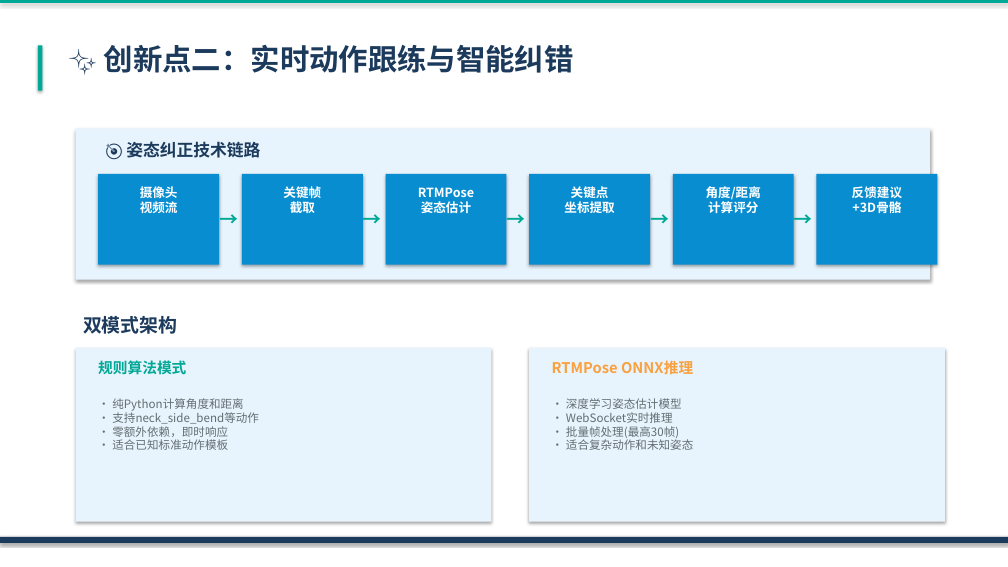
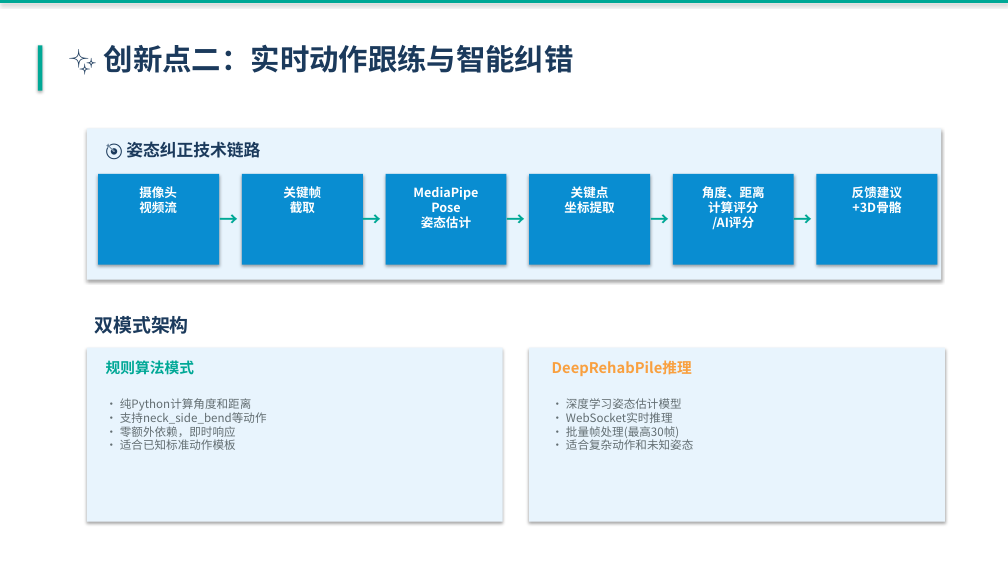
Before and after one commit to beadeepr/Kangjian-Atlas-LLM-Powered-Personalized-Exercise-Rehabilitation-Prescription-System, a slide deck: slide 11 of 康健图谱_演示PPT.pptx (slide 12 before the commit). Drawn at 1008x567 pixels with LibreOffice and Linux fonts; fonts in the diff are those of the drawing. Boxes give left, top, right and bottom in pixels: in the first picture for what was removed or moved away, otherwise in the second. Text is boxed around its words. In the diff, an @@ line names an element or a change of style, - is before the commit and + after.

```diff
--- a/康健图谱_演示PPT.pptx
+++ b/康健图谱_演示PPT.pptx
@@ text at bbox=[413, 187, 478, 228]: text changed @@
-RTMPose
-姿态估计
+MediaPipe Pose
+姿态估计
@@ text at bbox=[702, 186, 765, 230]: text changed @@
-角度/距离
-计算评分
+角度、距离
+计算评分
+/AI评分
@@ 2 rectangles, 1 text: place and size @@
-2 rectangles, 1 text at bbox=[76, 129, 930, 522]
+2 rectangles, 1 text at bbox=[87, 129, 941, 522]
@@ text "规则算法模式": place and size @@
-text "规则算法模式" at bbox=[98, 360, 186, 374]
+text "规则算法模式" at bbox=[106, 360, 194, 374]
@@ text at bbox=[552, 360, 692, 376]: text changed @@
-RTMPose ONNX推理
+DeepRehabPile推理
@@ text "• 纯Python计算角度和距离 • 支持neck_side_bend等动作 • ...": place and size @@
-text "• 纯Python计算角度和距离 • 支持neck_side_bend等动作 • ..." at bbox=[112, 398, 259, 450]
+text "• 纯Python计算角度和距离 • 支持neck_side_bend等动作 • ..." at bbox=[120, 398, 267, 450]
@@ rectangle removed at bbox=[0, 537, 1008, 543] @@
```
Also in this commit, not shown: 21 other slides changed, 1 slide removed.
